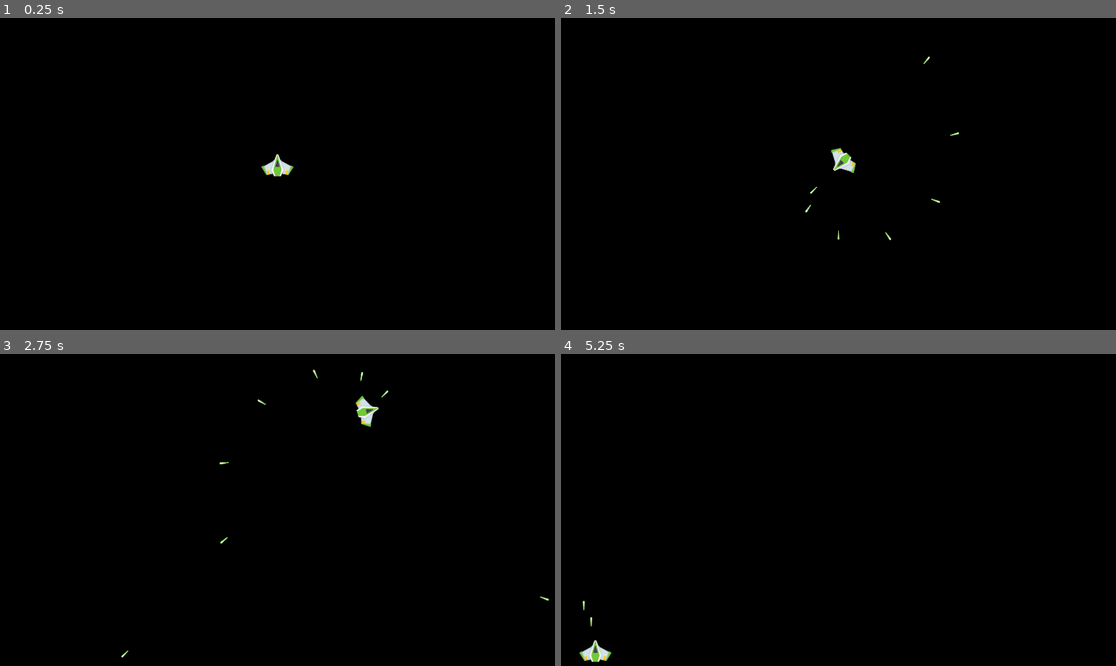
Above: before the commit, frames 1-4 (two rows, left to right).
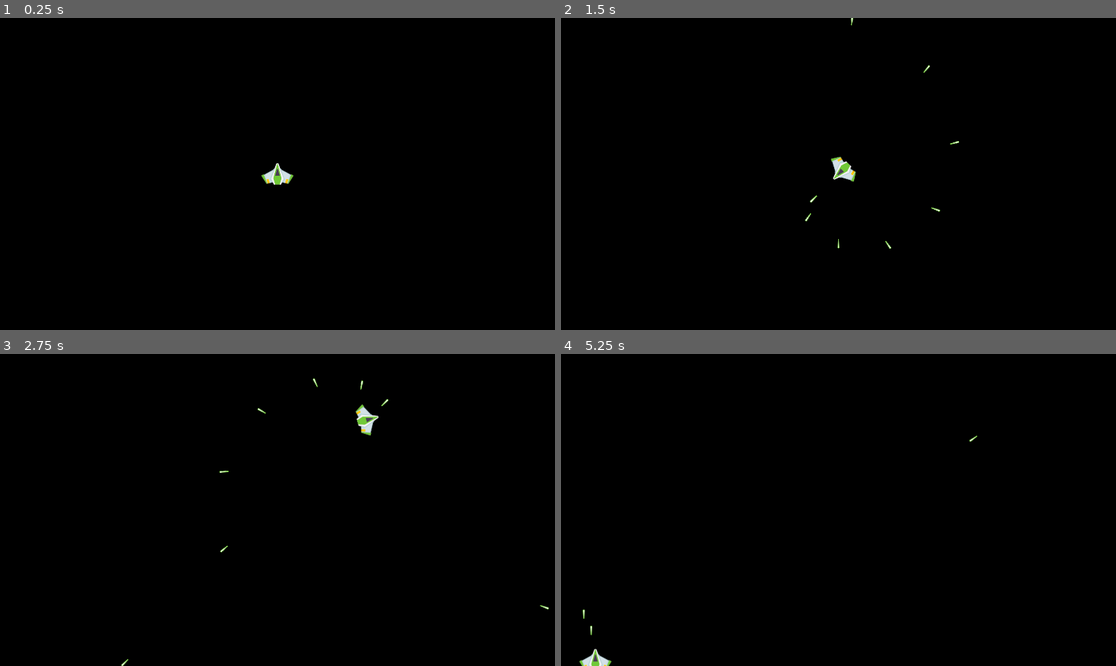
Above: after the commit, the same moments.

Repository: gimpels/asteroids
Game: Godot game, scene res://scenes/game.tscn
Two runs of this game, one before a commit and one after it. Both use one fixed random seed, a clock stepped at 60 frames per second and the inputs below.
Inputs:
- Up to frame 1 (0.25 s): no input
- Up to frame 2 (1.5 s): tap Enter at 0.5 s; hold D (rotate_right) 0.53-1.28 s; hold Space (shoot) 0.53-1.28 s; hold S (move_backward) from 1.28 s (still down); tap Space (shoot) at 1.35 s
- Up to frame 3 (2.75 s): release S (move_backward) at 2.03 s; hold D (rotate_right) from 2.03 s (still down); hold Space (shoot) from 2.03 s (still down)
- Up to frame 4 (5.25 s): release D (rotate_right) at 2.78 s; release Space (shoot) at 2.78 s; hold W (move_forward) 2.78-3.53 s; tap Space (shoot) at 2.85, 4.35 s; hold Space (shoot) 3.53-4.28 s; hold A (rotate_left) 3.53-5.03 s; hold S (move_backward) from 5.03 s (still down); hold Space (shoot) from 5.03 s (still down)

The runs differ from the first frame. In frame 1, 0.4% of the frame differs, in the area x 47-53%, y 43-54%; in frame 2, 0.5%; in frame 3, 0.5%, in the area x 21-99%, y 4-100%; in frame 4, 0.4%.

Commit message:
Place player at the center of the screen

Diff:
--- a/scripts/player.gd
+++ b/scripts/player.gd
@@ -13,6 +13,10 @@
 var laser_scene := preload("res://scenes/laser.tscn")
 
 var shoot_cooldown := false
+
+func _ready() -> void:
+	var screen_center = get_viewport_rect().size / 2
+	global_position = screen_center
 
 func _process(_delta: float) -> void:
 	if Input.is_action_pressed("shoot"):
